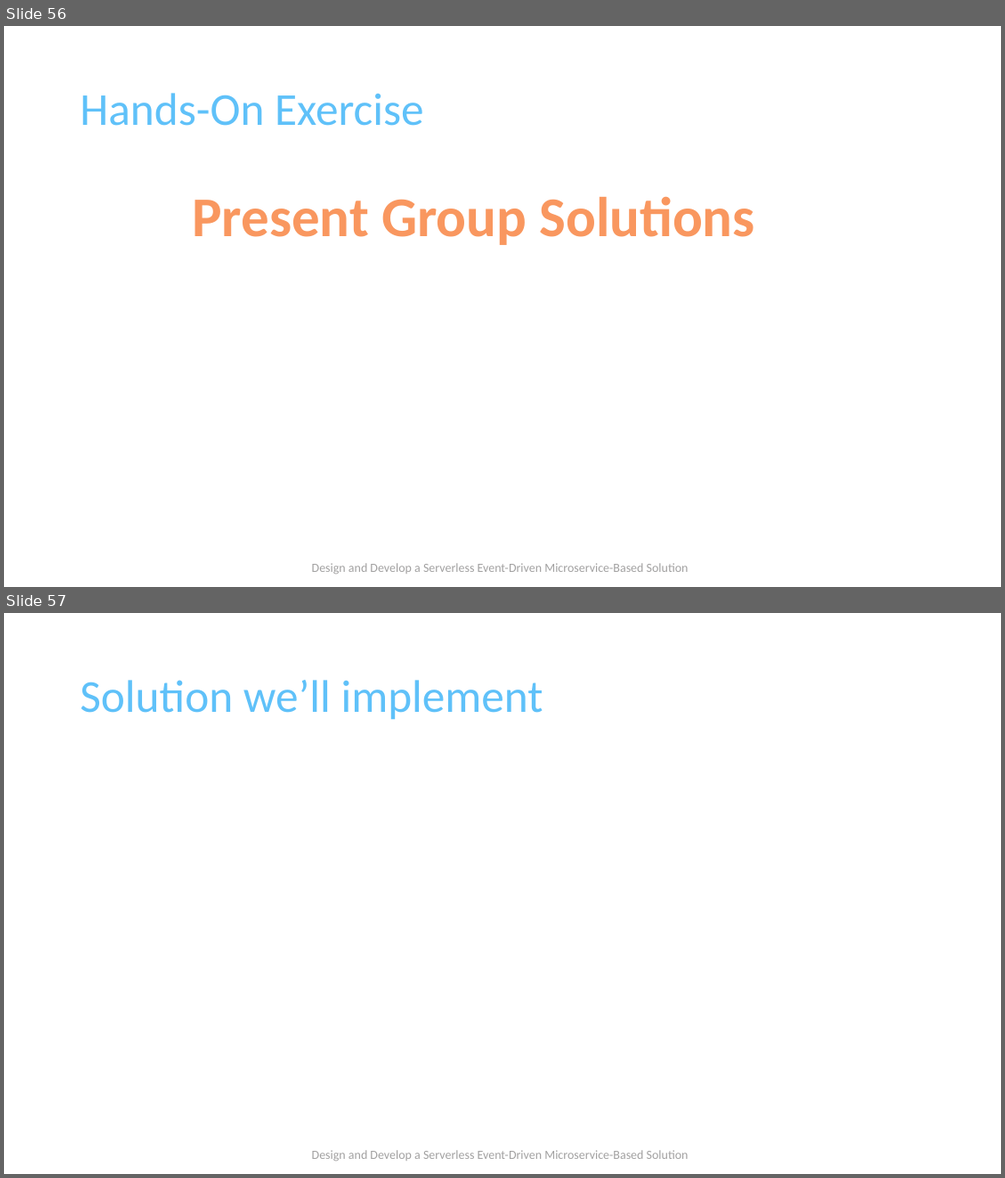
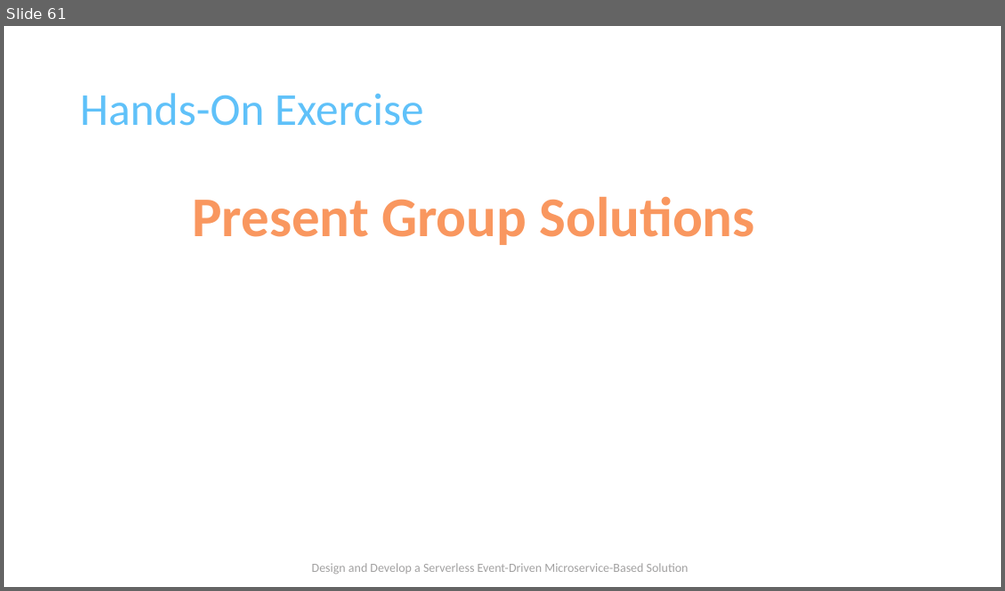
Before and after one commit to TaleLearnCode/DesignDevelopServerlessEventDrivenMicroserviceSolution, a slide deck: EDAWorkshop-03.pptx. Shown one above the other, each under a label of ours: slides 56 and 57 before the commit, slide 61 after it. The pictures are 1005x1178 and 1005x591 pixels, drawn with LibreOffice and Linux fonts; fonts in the diff are those of the drawing; background and template pictures are left out. Boxes give left, top, right and bottom in pixels: in the first picture for what was removed or moved away, otherwise in the second. Text is boxed around its words. In the diff, an @@ line names an element or a change of style, - is before the commit and + after.

```diff
--- a/EDAWorkshop-03.pptx
+++ b/EDAWorkshop-03.pptx
@@ slide 57 removed at [4,613,1001,1174], background #FFFFFF; not listed: 1 template element that a slide beside it also shows @@
@@ title removed at [80,680,543,720] @@
-Solution we’ll implement
@@ what was slide 56 is now slide 61 @@
```
Also in this commit, not shown: 6 slides changed, 7 other files.
